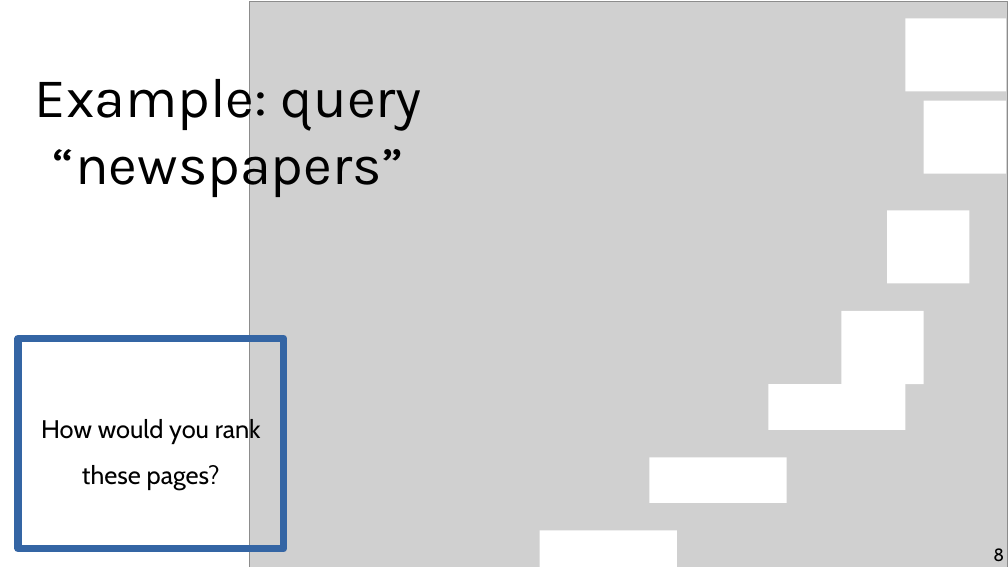
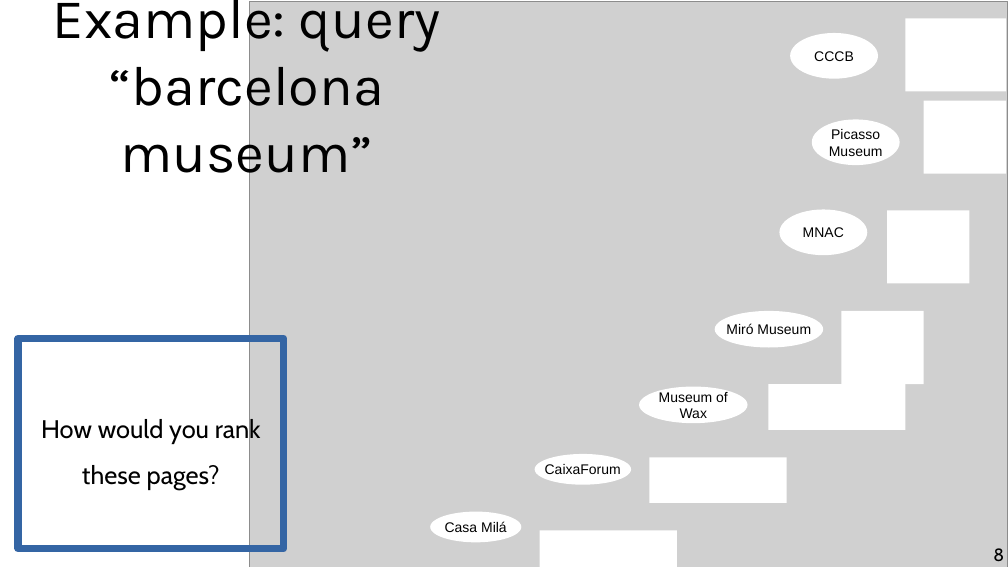
Before and after one commit to chatox/networks-science-course, a slide deck: slide 8 of theory/odp/tt08-hubs_authorities.odp. Drawn at 1008x567 pixels with LibreOffice and Linux fonts; fonts in the diff are those of the drawing; grey boxes stand for pictures. Boxes give left, top, right and bottom in pixels: in the first picture for what was removed or moved away, otherwise in the second. Text is boxed around its words. In the diff, an @@ line names an element or a change of style, - is before the commit and + after.

```diff
--- a/theory/odp/tt08-hubs_authorities.odp
+++ b/theory/odp/tt08-hubs_authorities.odp
@@ title at <box>53,0,440,186</box>: text changed @@
-Example: query “newspapers”
+Example: query “barcelona museum”
@@ ellipse added at <box>790,33,878,79</box>, fill #FFFFFF, 11 pt, text #000000 @@
+CCCB
@@ ellipse added at <box>812,120,900,166</box>, fill #FFFFFF, 11 pt, text #000000 @@
+Picasso
+Museum
@@ ellipse added at <box>779,209,867,255</box>, fill #FFFFFF, 11 pt, text #000000 @@
+MNAC
@@ ellipse added at <box>714,311,823,348</box>, fill #FFFFFF, 11 pt, text #000000 @@
+Miró Museum
@@ ellipse added at <box>639,387,748,424</box>, fill #FFFFFF, 11 pt, text #000000 @@
+Museum of
+Wax
@@ ellipse added at <box>535,454,631,485</box>, fill #FFFFFF, 11 pt, text #000000 @@
+CaixaForum
@@ ellipse added at <box>430,511,521,542</box>, fill #FFFFFF, 11 pt, text #000000 @@
+Casa Milá
```
Also in this commit, not shown: 18 other slides changed, 3 slides added, 3 slides removed, 3 other files.
